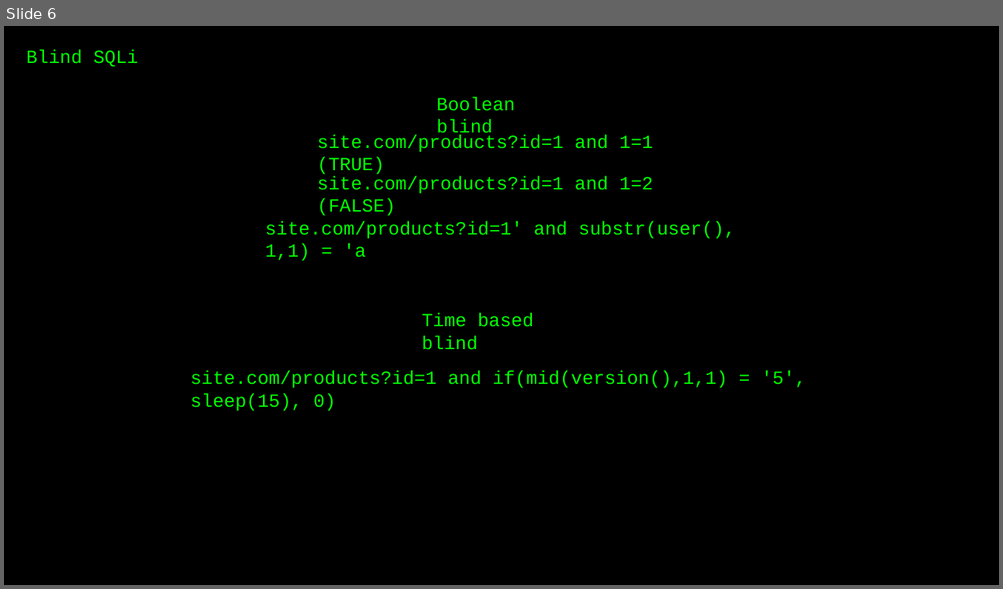
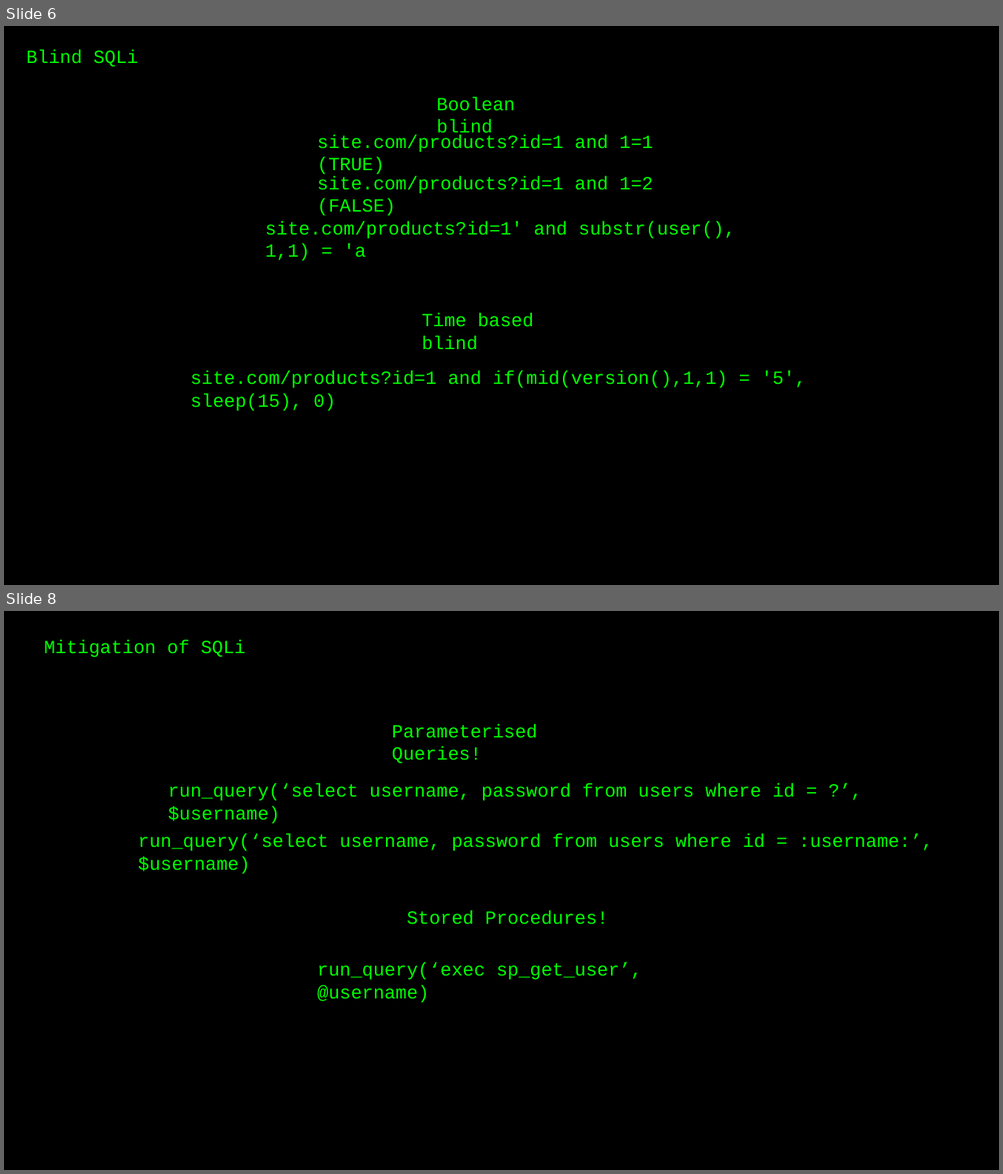
Before and after one commit to vortexau/sectalkscbr-sqli, a slide deck: slides/SQLi-Preso.pptx. Shown one above the other, each under a label of ours: slide 6 before the commit, slides 6 and 8 after it; the slides between them are not shown. The pictures are 1003x589 and 1003x1174 pixels, drawn with LibreOffice and Linux fonts; fonts in the diff are those of the drawing. Boxes give left, top, right and bottom in pixels: in the first picture for what was removed or moved away, otherwise in the second. Text is boxed around its words. In the diff, an @@ line names an element or a change of style, - is before the commit and + after.

Commit message:
Latest version

```diff
--- a/slides/SQLi-Preso.pptx
+++ b/slides/SQLi-Preso.pptx
@@ slide 8 added at <box>4,611,999,1170</box>, background #000000 @@
@@ text added at <box>44,639,246,658</box>, 18 pt, text #00FF00 @@
+Mitigation of SQLi
@@ text added at <box>392,723,538,763</box>, 18 pt, text #00FF00 @@
+Parameterised Queries!
@@ text added at <box>168,783,794,824</box>, 18 pt, text #00FF00 @@
+run_query(‘select username, password from users where id = ?’, $username)
@@ text added at <box>138,834,932,874</box>, 18 pt, text #00FF00 @@
+run_query(‘select username, password from users where id = :username:’, $username)
@@ text added at <box>407,910,608,925</box>, 18 pt, text #00FF00 @@
+Stored Procedures!
@@ text added at <box>317,963,642,1003</box>, 18 pt, text #00FF00 @@
+run_query(‘exec sp_get_user’, @username)
```
Also in this commit, not shown: 1 slide changed, 1 slide removed.
